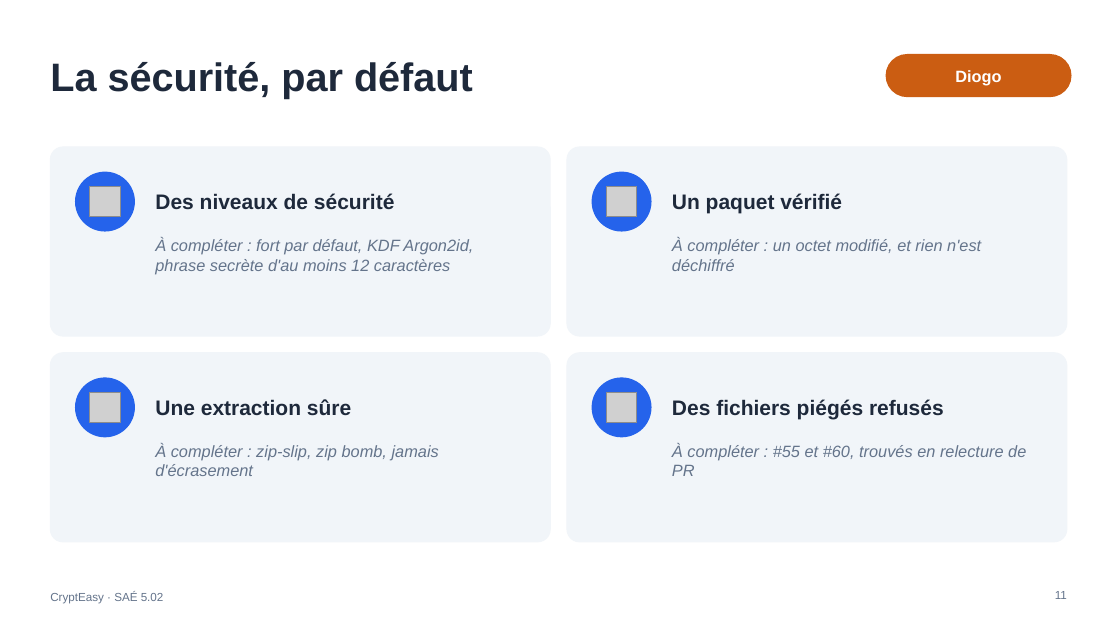
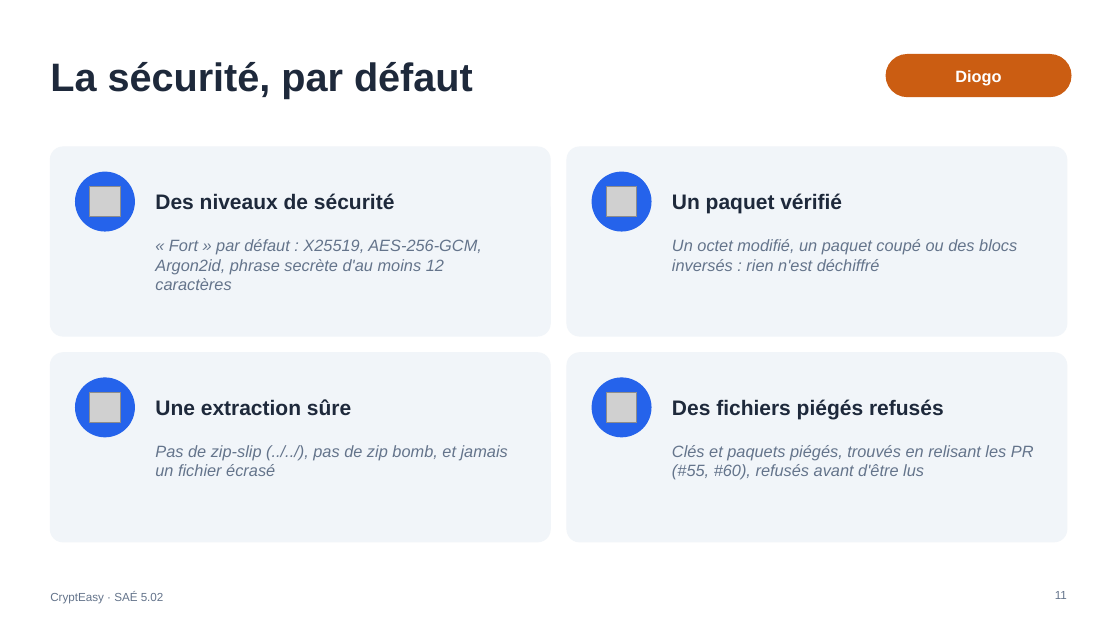
Before and after one commit to DiogoF-Hub/CryptEasy, a slide deck: slide 11 of docs/slides/CryptEasy_Soutenance_modele.pptx. Drawn at 1120x630 pixels with LibreOffice and Linux fonts; fonts in the diff are those of the drawing; grey boxes stand for pictures. Boxes give left, top, right and bottom in pixels: in the first picture for what was removed or moved away, otherwise in the second. Text is boxed around its words. In the diff, an @@ line names an element or a change of style, - is before the commit and + after.

Commit message:
docs(slides): fill in Diogo's slides 10 and 11 (#36)

```diff
--- a/docs/slides/CryptEasy_Soutenance_modele.pptx
+++ b/docs/slides/CryptEasy_Soutenance_modele.pptx
@@ text at (155, 239, 482, 290): text changed @@
-À compléter : fort par défaut, KDF Argon2id, phrase secrète d'au moins 12 caractères
+« Fort » par défaut : X25519, AES-256-GCM, Argon2id, phrase secrète d'au moins 12 caractères
@@ text at (672, 239, 1017, 271): text changed @@
-À compléter : un octet modifié, et rien n'est déchiffré
+Un octet modifié, un paquet coupé ou des blocs inversés : rien n'est déchiffré
@@ text at (155, 445, 508, 476): text changed @@
-À compléter : zip-slip, zip bomb, jamais d'écrasement
+Pas de zip-slip (../../), pas de zip bomb, et jamais un fichier écrasé
@@ text at (672, 445, 1034, 480): text changed @@
-À compléter : #55 et #60, trouvés en relecture de PR
+Clés et paquets piégés, trouvés en relisant les PR (#55, #60), refusés avant d'être lus
```
Also in this commit, not shown: 1 other slide changed.
